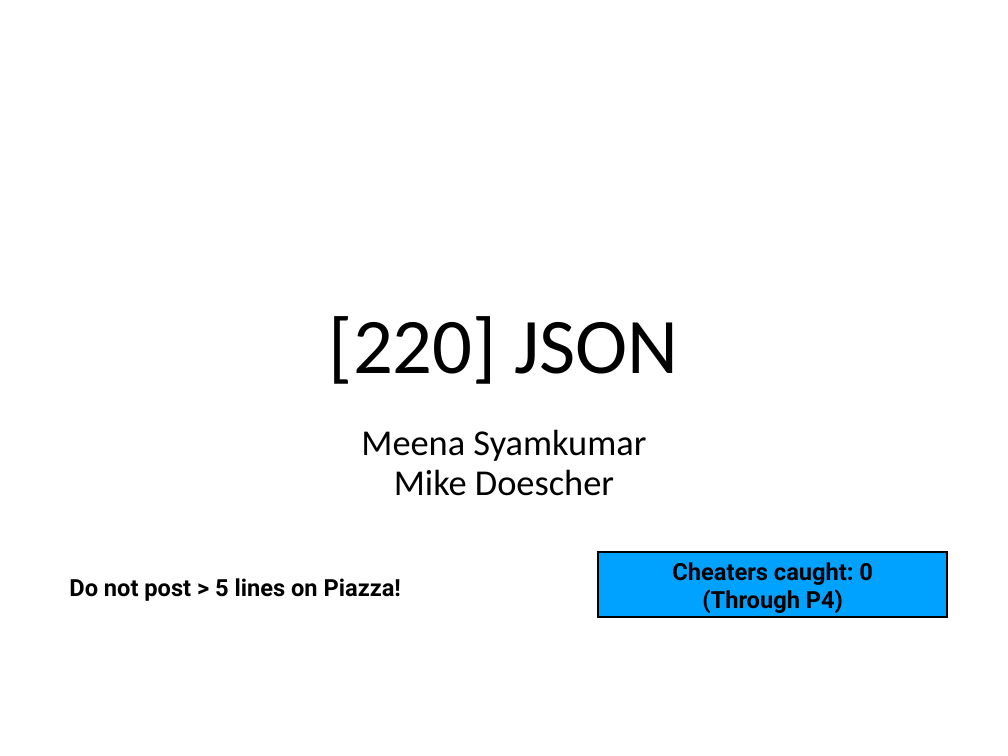
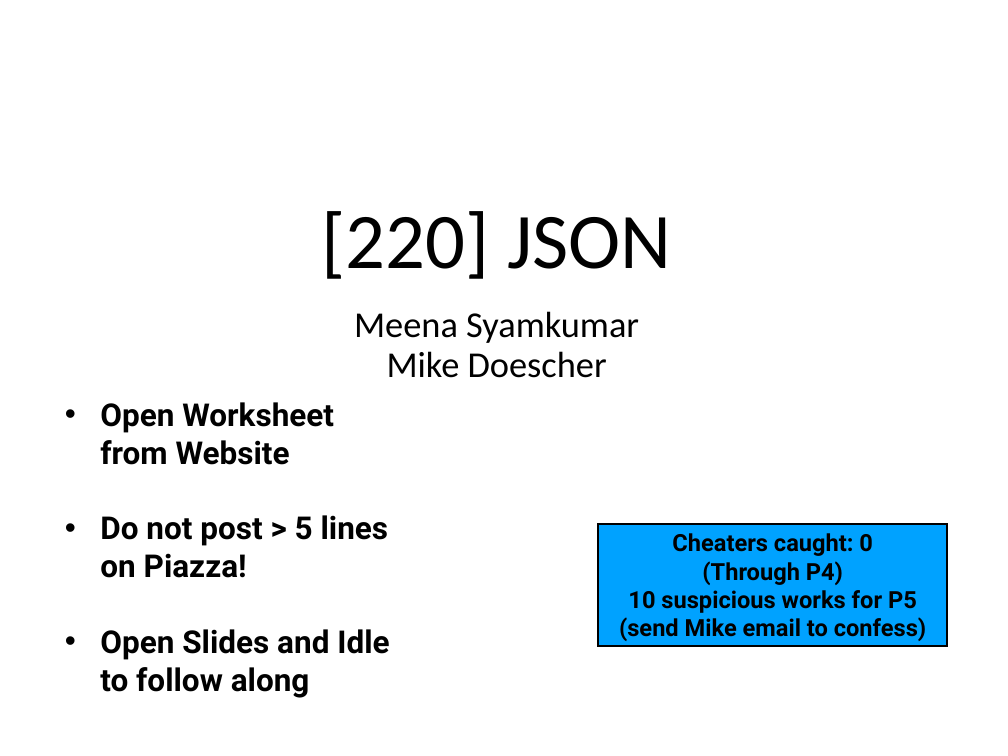
Before and after one commit to rogersjeffreyl/caraza-harter-com, a slide deck: slide 1 of tyler/meena/cs220/s20/materials/lec_20_S20.pptx. Drawn at 1008x756 pixels with LibreOffice and Linux fonts; fonts in the diff are those of the drawing. Boxes give left, top, right and bottom in pixels: in the first picture for what was removed or moved away, otherwise in the second. Text is boxed around its words. In the diff, an @@ line names an element or a change of style, - is before the commit and + after.

Commit message:
CS 220 Lec 20 update

```diff
--- a/tyler/meena/cs220/s20/materials/lec_20_S20.pptx
+++ b/tyler/meena/cs220/s20/materials/lec_20_S20.pptx
@@ title "[220] JSON" moved from (x1=329, y1=316, x2=678, y2=384) to (x1=322, y1=211, x2=671, y2=279) @@
@@ text "Meena Syamkumar" moved from (x1=361, y1=429, x2=646, y2=496) to (x1=354, y1=311, x2=639, y2=378) @@
@@ text "Open Worksheet from Website" moved from (x1=69, y1=578, x2=401, y2=601) to (x1=100, y1=402, x2=389, y2=698) @@
@@ text at (x1=100, y1=402, x2=334, y2=465): paragraph added @@
+• Open Worksheet from Website
@@ text at (x1=100, y1=515, x2=389, y2=578): size 24 to 32 pt in "Do not post > 5 lines on ..."; alignment centre to left; bullet none to • @@
@@ rectangle "Cheaters caught: 0" resized from (x1=598, y1=552, x2=947, y2=617) to (x1=598, y1=524, x2=947, y2=646) @@
@@ text in rectangle at (x1=619, y1=590, x2=926, y2=641): paragraphs added @@
+10 suspicious works for P5
+(send Mike email to confess)
@@ text at (x1=100, y1=629, x2=389, y2=698): paragraph added @@
+• Open Slides and Idle to follow along
```
Also in this commit, not shown: 1 other slide changed.
